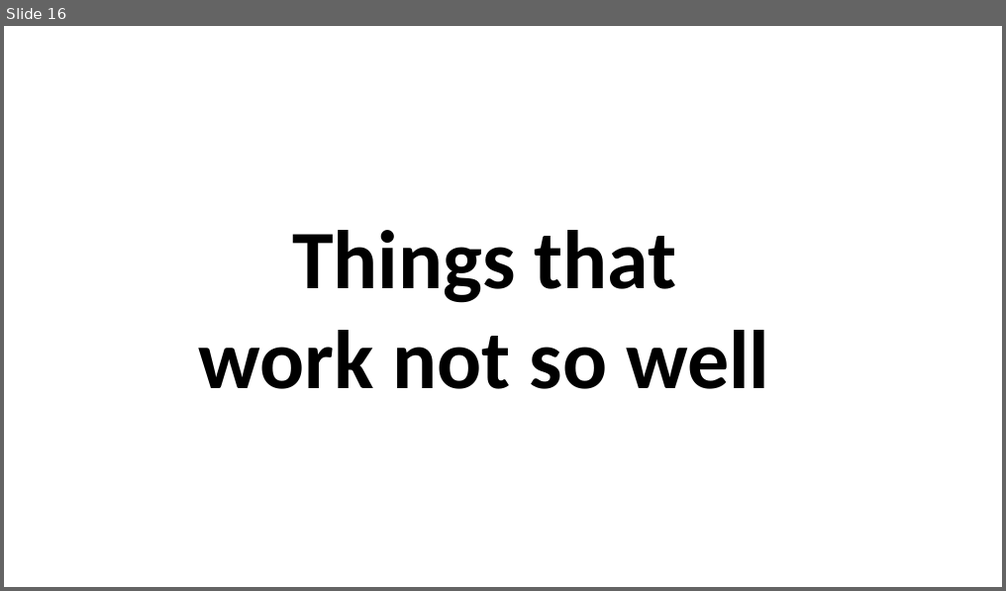
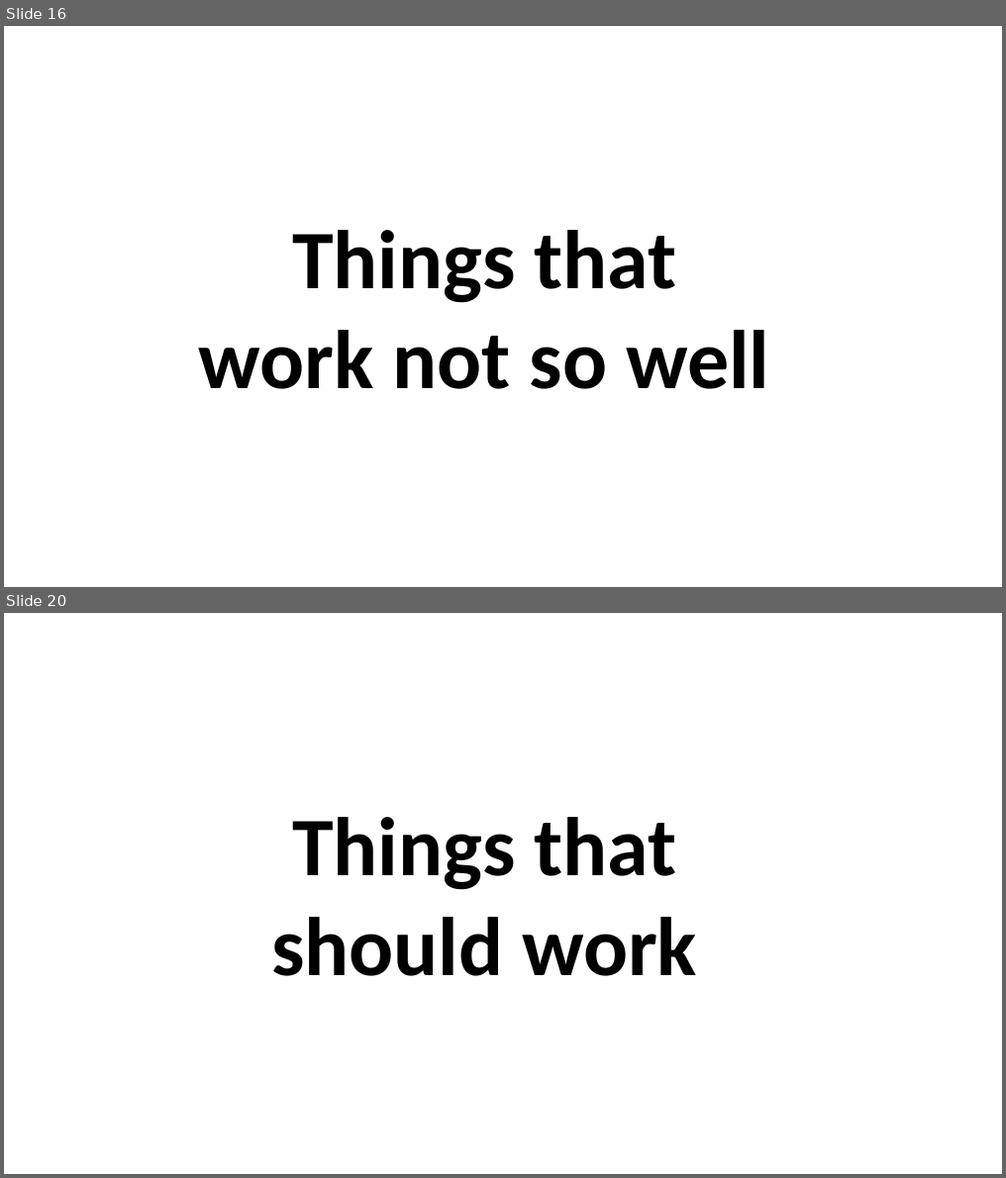
Before and after one commit to grab-a-byte/DotnetInterop, a slide deck: DotnetInteropSlides.pptx. Shown one above the other, each under a label of ours: slide 16 before the commit, slides 16 and 20 after it; the slides between them are not shown. The pictures are 1006x591 and 1006x1178 pixels, drawn with LibreOffice and Linux fonts; fonts in the diff are those of the drawing. Boxes give left, top, right and bottom in pixels: in the first picture for what was removed or moved away, otherwise in the second. Text is boxed around its words. In the diff, an @@ line names an element or a change of style, - is before the commit and + after.

```diff
--- a/DotnetInteropSlides.pptx
+++ b/DotnetInteropSlides.pptx
@@ slide 20 added at <box>4,613,1002,1174</box>, background #FFFFFF @@
@@ text added at <box>271,817,697,976</box>, 80 pt, text #000000, bold @@
+Things that should work
```
Also in this commit, not shown: 2 slides changed, 4 other slides added, 4 other files.
